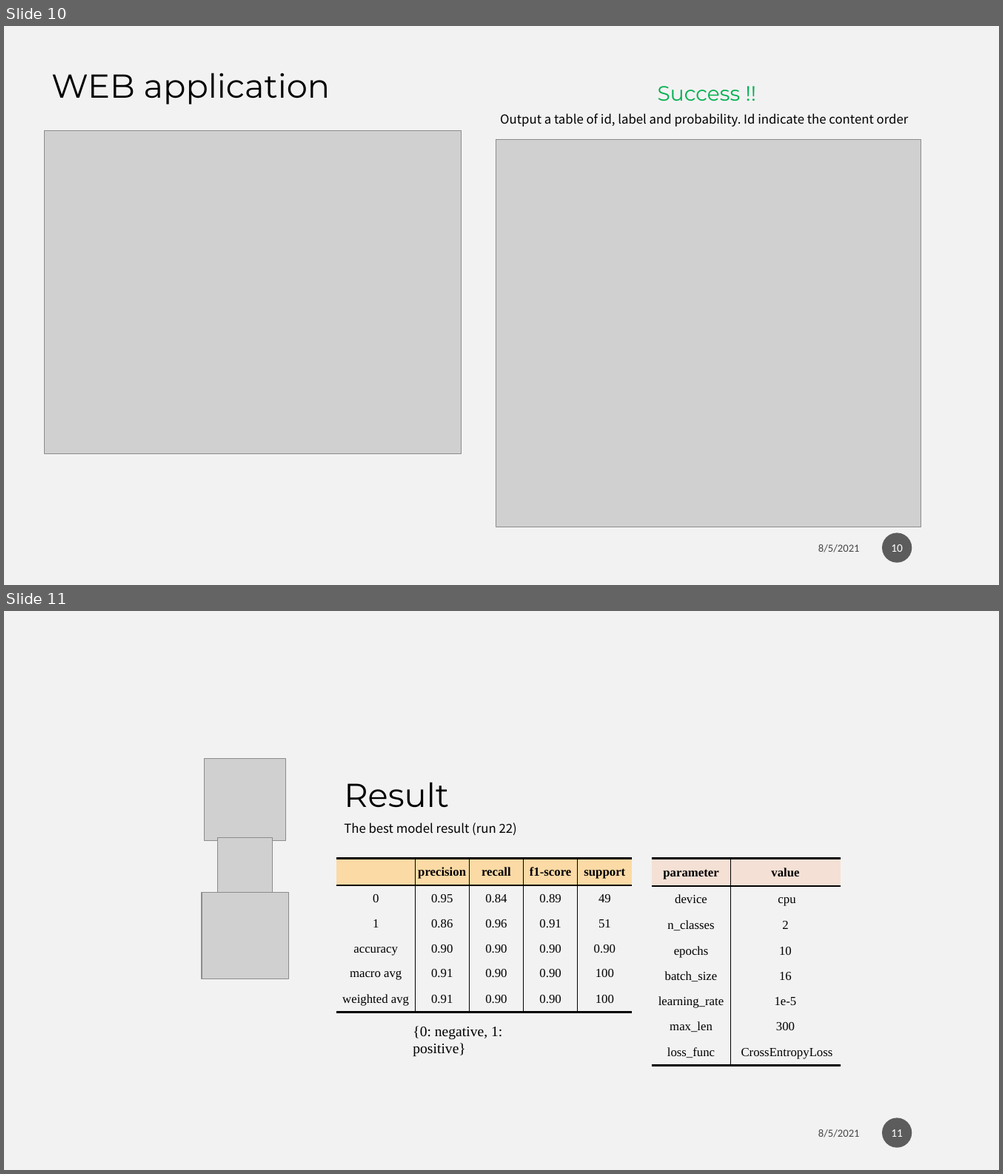
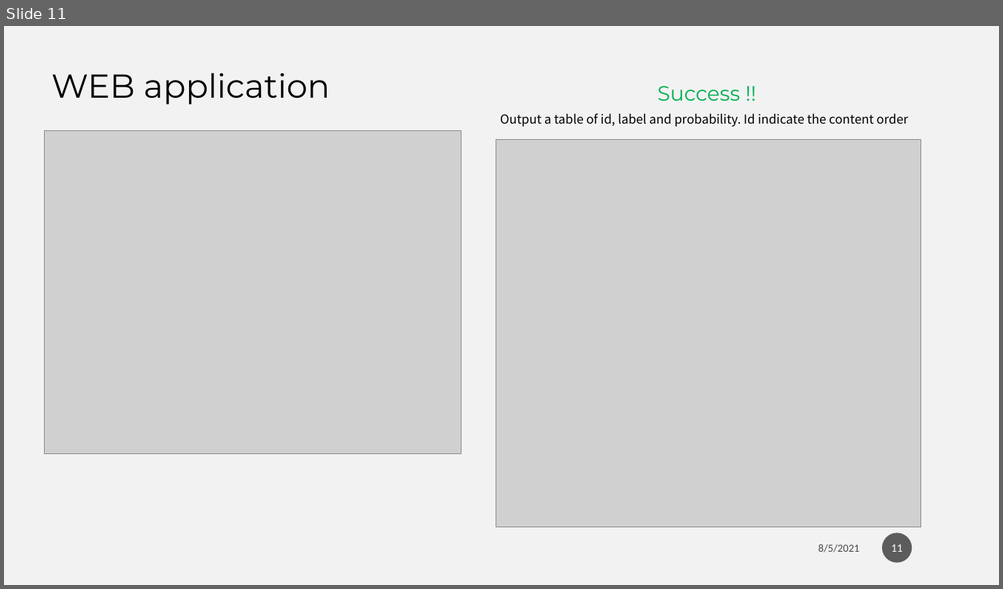
Before and after one commit to Weber12321/AD-classifier-side-project, a slide deck: AD_classifier.pptx. Shown one above the other, each under a label of ours: slides 10 and 11 before the commit, slide 11 after it. The pictures are 1003x1174 and 1003x589 pixels, drawn with LibreOffice and Linux fonts; fonts in the diff are those of the drawing; grey boxes stand for pictures; background and template pictures are left out. Boxes give left, top, right and bottom in pixels: in the first picture for what was removed or moved away, otherwise in the second. Text is boxed around its words. In the diff, an @@ line names an element or a change of style, - is before the commit and + after.

```diff
--- a/AD_classifier.pptx
+++ b/AD_classifier.pptx
@@ slide 11 removed at <box>4,611,999,1170</box>, background #F2F2F2 @@
@@ picture removed at <box>204,759,286,841</box> @@
@@ text removed at <box>344,782,449,808</box> @@
-Result
@@ text removed at <box>344,823,517,835</box> @@
-The best model result (run 22)
@@ picture removed at <box>217,838,272,892</box> @@
@@ table removed at <box>337,859,633,1012</box>, 6 rows, 5 columns @@
- | precision | recall | f1-score | support
-0 | 0.95 | 0.84 | 0.89 | 49
-1 | 0.86 | 0.96 | 0.91 | 51
-accuracy | 0.90 | 0.90 | 0.90 | 0.90
-macro avg | 0.91 | 0.90 | 0.90 | 100
-weighted avg | 0.91 | 0.90 | 0.90 | 100
@@ table removed at <box>652,859,840,1066</box>, 8 rows, 2 columns @@
-parameter | value
-device | cpu
-n_classes | 2
-epochs | 10
-batch_size | 16
-learning_rate | 1e-5
-max_len | 300
-loss_func | CrossEntropyLoss
@@ picture removed at <box>202,892,288,979</box> @@
@@ text removed at <box>412,1026,502,1057</box> @@
-{0: negative, 1: positive}
@@ page number removed at <box>882,1119,912,1148</box> @@
-11
@@ text removed at <box>818,1130,859,1138</box> @@
-8/5/2021
@@ what was slide 10 is now slide 11 @@
@@ page number at <box>891,545,902,552</box>: text changed @@
-10
+11
```
Also in this commit, not shown: 6 slides changed, 2 slides added, 8 other files.
